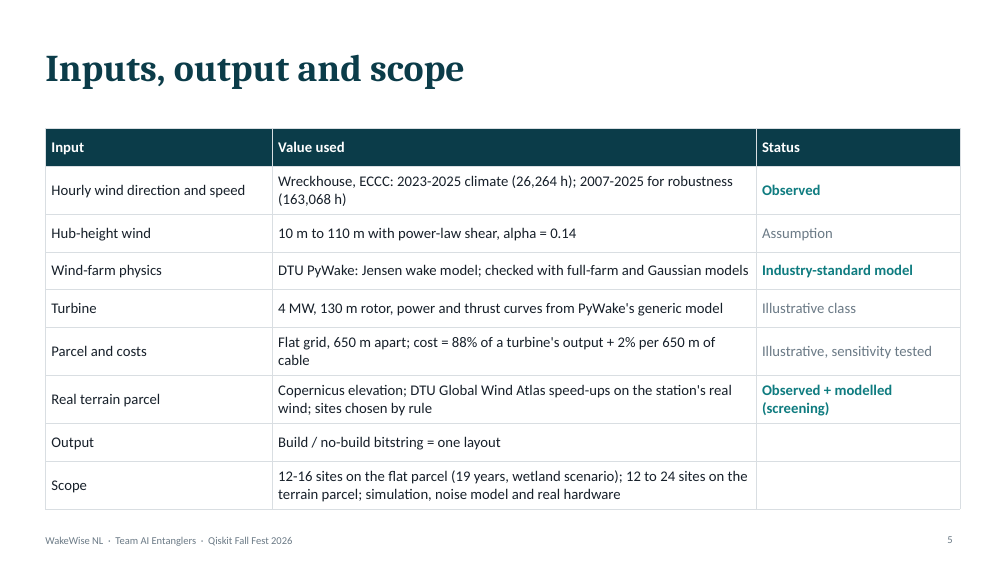
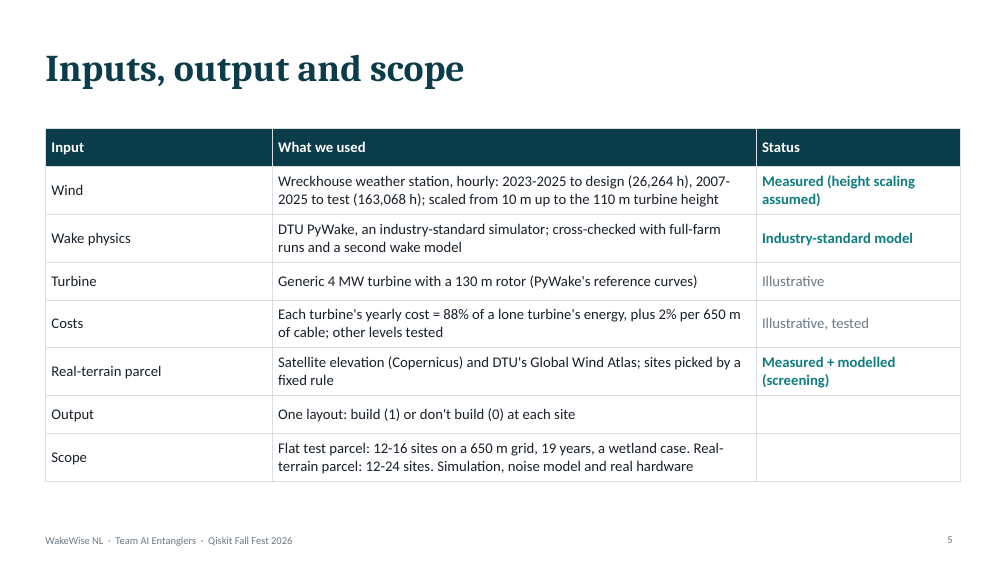
Before and after one commit to mrw-soumik/Qiskit-AI-Entanglers-, a slide deck: slide 5 of slides/WakeWise_NL_AI_Entanglers.pptx. Drawn at 1008x567 pixels with LibreOffice and Linux fonts; fonts in the diff are those of the drawing. Boxes give left, top, right and bottom in pixels: in the first picture for what was removed or moved away, otherwise in the second. Text is boxed around its words. In the diff, an @@ line names an element or a change of style, - is before the commit and + after.

```diff
--- a/slides/WakeWise_NL_AI_Entanglers.pptx
+++ b/slides/WakeWise_NL_AI_Entanglers.pptx
@@ table at bbox=[45, 129, 960, 478] @@
-row 1: Input | Value used | Status
-row 2: Hourly wind direction and speed | Wreckhouse, ECCC: 2023-2025 climate (26,264 h); 2007-2025 for robustness (163,068 h) | Observed
-row 3: Hub-height wind | 10 m to 110 m with power-law shear, alpha = 0.14 | Assumption
-row 4: Wind-farm physics | DTU PyWake: Jensen wake model; checked with full-farm and Gaussian models | Industry-standard model
-row 5: Turbine | 4 MW, 130 m rotor, power and thrust curves from PyWake's generic model | Illustrative class
-row 6: Parcel and costs | Flat grid, 650 m apart; cost = 88% of a turbine's output + 2% per 650 m of cable | Illustrative, sensitivity tested
-row 7: Real terrain parcel | Copernicus elevation; DTU Global Wind Atlas speed-ups on the station's real wind; sites chosen by rule | Observed + modelled (screening)
-row 8: Output | Build / no-build bitstring = one layout | 
-row 9: Scope | 12-16 sites on the flat parcel (19 years, wetland scenario); 12 to 24 sites on the terrain parcel; simulation, noise model and real hardware | 
+row 1: Input | What we used | Status
+row 2: Wind | Wreckhouse weather station, hourly: 2023-2025 to design (26,264 h), 2007-2025 to test (163,068 h); scaled from 10 m up to the 110 m turbine height | Measured (height scaling assumed)
+row 3: Wake physics | DTU PyWake, an industry-standard simulator; cross-checked with full-farm runs and a second wake model | Industry-standard model
+row 4: Turbine | Generic 4 MW turbine with a 130 m rotor (PyWake's reference curves) | Illustrative
+row 5: Costs | Each turbine's yearly cost = 88% of a lone turbine's energy, plus 2% per 650 m of cable; other levels tested | Illustrative, tested
+row 6: Real-terrain parcel | Satellite elevation (Copernicus) and DTU's Global Wind Atlas; sites picked by a fixed rule | Measured + modelled (screening)
+row 7: Output | One layout: build (1) or don't build (0) at each site | 
+row 8: Scope | Flat test parcel: 12-16 sites on a 650 m grid, 19 years, a wetland case. Real-terrain parcel: 12-24 sites. Simulation, noise model and real hardware | 
```
Also in this commit, not shown: 15 other slides changed, 2 other files.
